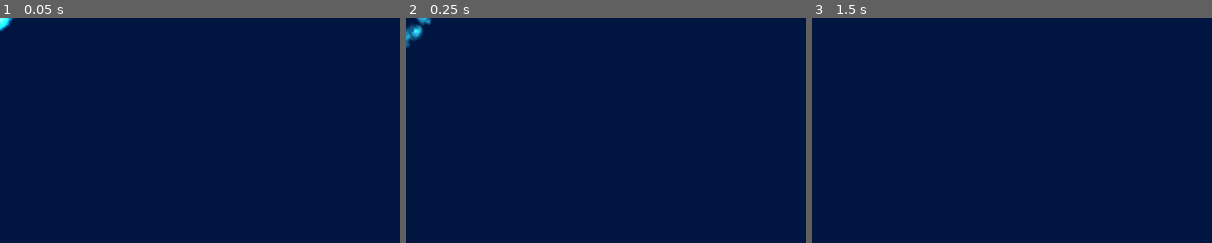
Above: before the commit, frames 1-3 (left to right).
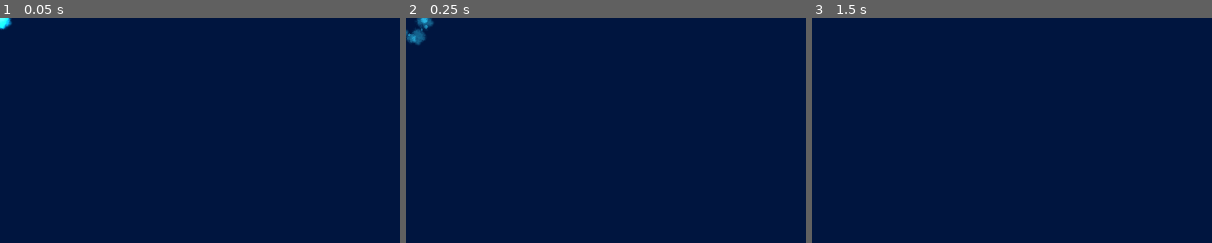
Above: after the commit, the same moments.

Repository: thezic/spacewars
Game: Godot game, scene res://effects/Explosion.tscn
Two runs of this game, one before a commit and one after it. Both use one fixed random seed, a clock stepped at 60 frames per second and the inputs below. This scene is started directly instead of the project's main scene.
Inputs:
- Up to frame 1 (0.05 s): no input
- Up to frame 2 (0.25 s): no input
- Up to frame 3 (1.5 s): tap Enter at 1.25 s
The pictures show only the part of the screen within x 0-50%, y 0-50%; the shares and areas given below are measured in that part.

The runs differ from the first frame. In frame 1, less than 0.1% of the frame differs, in the area x 0-4%, y 0-6%; in frame 2, 0.4%, in the area x 0-7%, y 0-14%; in frame 3, nothing differs.

Commit message:
Make ship invincible for a short while

Diff:
--- a/actors/Ship.gd
+++ b/actors/Ship.gd
@@ -9,11 +9,13 @@
 export var engine_thrust := 500
 export var spin_torque := 2000
 export var recoil := -200
+export var ease_time := 3
 export var action_prefix := "player_1_"
 
 onready var sprite := $Sprite
 onready var shield := $Shield
 onready var zap_audio := $ZapAudio
+onready var animation := $ShipAnimation
 
 enum Rot { LEFT = -1, NONE = 0, RIGHT = 1 }
 
@@ -21,17 +23,45 @@
 var rotation_dir: int = Rot.NONE
 var input_buffer: InputBuffer
 var actions = ["shield", "thrust", "fire", "brake", "left", "right"]
+var is_invincible := false
 
+var collision_layer_backup := 0
+var collision_mask_backup := 0
 func _ready():
 	add_to_group("player_ships")
 	sprite.modulate = color
 
 
-func start(pos: Vector2):
+func start(pos: Vector2, invincible: bool = true):
 	position = pos
+	if not invincible:
+		return
+
+	_set_invincible(true)
+	yield(get_tree().create_timer(ease_time), "timeout")
+	_set_invincible(false)
+
+
+func _set_invincible(value: bool):
+	is_invincible = value
+	if is_invincible:
+		collision_layer_backup = collision_layer
+		collision_mask_backup = collision_mask
+		collision_layer = 0
+		collision_mask = 0
+		animation.play("flashing")
+
+	else:
+		collision_layer = collision_layer_backup
+		collision_mask = collision_mask_backup
+		animation.stop()
+
 
 
 func hit(_damage, _normal: Vector2, _hit_type):
+	if is_invincible:
+		return
+
 	if shield.is_shielded:
 		shield.deplete_shield()
 		return
--- a/actors/Ship.tscn
+++ b/actors/Ship.tscn
@@ -12,29 +12,12 @@
 [ext_resource path="res://actors/shieldstates/ShieldDepleted.gd" type="Script" id=10]
 [ext_resource path="res://assets/sound/zap.wav" type="AudioStream" id=11]
 
+[sub_resource type="Curve" id=2]
+_data = [ Vector2( 0, 0.485637 ), 0.0, 1.40166, 0, 0, Vector2( 1, 0.332484 ), -1.00331, 0.0, 0, 0 ]
+
 [sub_resource type="Gradient" id=4]
 offsets = PoolRealArray( 0, 0.00860585, 0.373494, 0.991394 )
 colors = PoolColorArray( 1, 1, 1, 1, 1, 0.947472, 0.417625, 1, 1, 0.909804, 0, 1, 0.403922, 0.00392157, 0.00392157, 0.898039 )
-
-[sub_resource type="GradientTexture" id=5]
-gradient = SubResource( 4 )
-
-[sub_resource type="Curve" id=2]
-_data = [ Vector2( 0, 0.485637 ), 0.0, 1.40166, 0, 0, Vector2( 1, 0.332484 ), -1.00331, 0.0, 0, 0 ]
-
-[sub_resource type="CurveTexture" id=3]
-curve = SubResource( 2 )
-
-[sub_resource type="ParticlesMaterial" id=1]
-emission_shape = 1
-emission_sphere_radius = 2.49
-flag_disable_z = true
-orbit_velocity = 0.0
-orbit_velocity_random = 0.0
-scale = 10.66
-scale_random = 0.66
-scale_curve = SubResource( 3 )
-color_ramp = SubResource( 5 )
 
 [sub_resource type="CircleShape2D" id=6]
 radius = 24.0
@@ -56,6 +39,23 @@
 "values": [ true, false ]
 }
 
+[sub_resource type="Animation" id=8]
+resource_name = "flashing"
+length = 0.504
+loop = true
+tracks/0/type = "value"
+tracks/0/path = NodePath("Sprite:self_modulate:a")
+tracks/0/interp = 1
+tracks/0/loop_wrap = true
+tracks/0/imported = false
+tracks/0/enabled = true
+tracks/0/keys = {
+"times": PoolRealArray( 0, 0.2 ),
+"transitions": PoolRealArray( 1, 1 ),
+"update": 0,
+"values": [ 1.0, 0.5 ]
+}
+
 [node name="Ship" type="RigidBody2D"]
 collision_layer = 5
 collision_mask = 5
@@ -75,14 +75,20 @@
 [node name="Mussle" type="Position2D" parent="."]
 position = Vector2( 16, 0 )
 
-[node name="Particles2D" type="Particles2D" parent="."]
+[node name="Particles2D" type="CPUParticles2D" parent="."]
 position = Vector2( -17, 0 )
 rotation = -1.5708
 emitting = false
 amount = 10
 lifetime = 2.0
 speed_scale = 13.33
-process_material = SubResource( 1 )
+emission_shape = 1
+emission_sphere_radius = 2.49
+gravity = Vector2( 0, -9.8 )
+scale_amount = 10.66
+scale_amount_random = 0.66
+scale_amount_curve = SubResource( 2 )
+color_ramp = SubResource( 4 )
 
 [node name="ShieldCollisionShape" type="CollisionShape2D" parent="."]
 shape = SubResource( 6 )
@@ -137,3 +143,6 @@
 [node name="ZapAudio" type="AudioStreamPlayer" parent="."]
 stream = ExtResource( 11 )
 bus = "SfxMaster"
+
+[node name="ShipAnimation" type="AnimationPlayer" parent="."]
+anims/flashing = SubResource( 8 )
--- a/actors/shieldstates/ShieldActive.gd
+++ b/actors/shieldstates/ShieldActive.gd
@@ -16,7 +16,7 @@
 
 func _state_physics_process(ctx, delta):
 	ctx.shield_energy -= ctx.shield.shield_deplete * delta
-	ctx.shield.shield_sprite.modulate = Color(10, 10, 10, 0.8 * (float(ctx.shield_energy) / ctx.shield.shield_energy))
+	ctx.shield.shield_sprite.modulate = Color(1.5, 1.5, 1.5, 0.8 * (float(ctx.shield_energy) / ctx.shield.shield_energy))
 
 	if ctx.shield_energy <= 0:
 		transition("ShieldDepleted")
--- a/actors/shieldstates/ShieldDepleted.gd
+++ b/actors/shieldstates/ShieldDepleted.gd
@@ -1,6 +1,6 @@
 extends "ShieldInactive.gd"
 
-export(Color) var depleted_meter_color := Color(255, 0, 0, 0.5)
+export(Color) var depleted_meter_color := Color(1.5, 0, 0, 0.5)
 
 
 func _enter_state(ctx, _data):
--- a/effects/Explosion.tscn
+++ b/effects/Explosion.tscn
@@ -11,29 +11,10 @@
 offsets = PoolRealArray( 0.219941, 0.730205, 1 )
 colors = PoolColorArray( 0.0627451, 0.670588, 0.776471, 1, 0.222264, 0.754712, 0.750538, 0.532258, 0.113725, 0.596078, 0.466667, 0 )
 
-[sub_resource type="GradientTexture" id=3]
-gradient = SubResource( 2 )
-
-[sub_resource type="ParticlesMaterial" id=4]
-flag_disable_z = true
-spread = 180.0
-gravity = Vector3( 0, 0, 0 )
-initial_velocity = 58.32
-initial_velocity_random = 0.33
-angular_velocity = 198.1
-angular_velocity_random = 1.0
-orbit_velocity = 0.0
-orbit_velocity_random = 0.0
-angle = 720.0
-angle_random = 0.97
-scale = 0.0
-scale_random = 1.0
-color_ramp = SubResource( 3 )
-
 [node name="Explosion" type="Node2D"]
 script = ExtResource( 2 )
 
-[node name="Particles2D" type="Particles2D" parent="."]
+[node name="Particles2D" type="CPUParticles2D" parent="."]
 material = SubResource( 1 )
 emitting = false
 amount = 25
@@ -41,8 +22,18 @@
 speed_scale = 2.81
 explosiveness = 1.0
 randomness = 1.0
-process_material = SubResource( 4 )
 texture = ExtResource( 1 )
+spread = 180.0
+gravity = Vector2( 0, 0 )
+initial_velocity = 58.32
+initial_velocity_random = 0.33
+angular_velocity = 198.1
+angular_velocity_random = 1.0
+angle = 720.0
+angle_random = 0.97
+scale_amount = 0.0
+scale_amount_random = 1.0
+color_ramp = SubResource( 2 )
 
 [node name="BoomAudio" type="AudioStreamPlayer" parent="."]
 stream = ExtResource( 3 )
--- a/game/player/Player.gd
+++ b/game/player/Player.gd
@@ -28,13 +28,13 @@
 		emit_signal("lives_updated", lives)
 
 	var ship = Ship.instance()
-	ship.start(spawn_position)
 
 	var err = ship.connect("ship_destroyed", self, "_on_ship_destroyed")
 	if err:
 		print("Error connecting ship signal" + str(err))
 
 	add_child(ship)
+	ship.start(spawn_position, reduce_lives)
 
 
 func _on_ship_destroyed():
Not shown: 1 places in actors/Ship.tscn that only renumber resources
Not shown: 1 places in effects/Explosion.tscn that only renumber resources
Not shown, changed: export_presets.cfg
